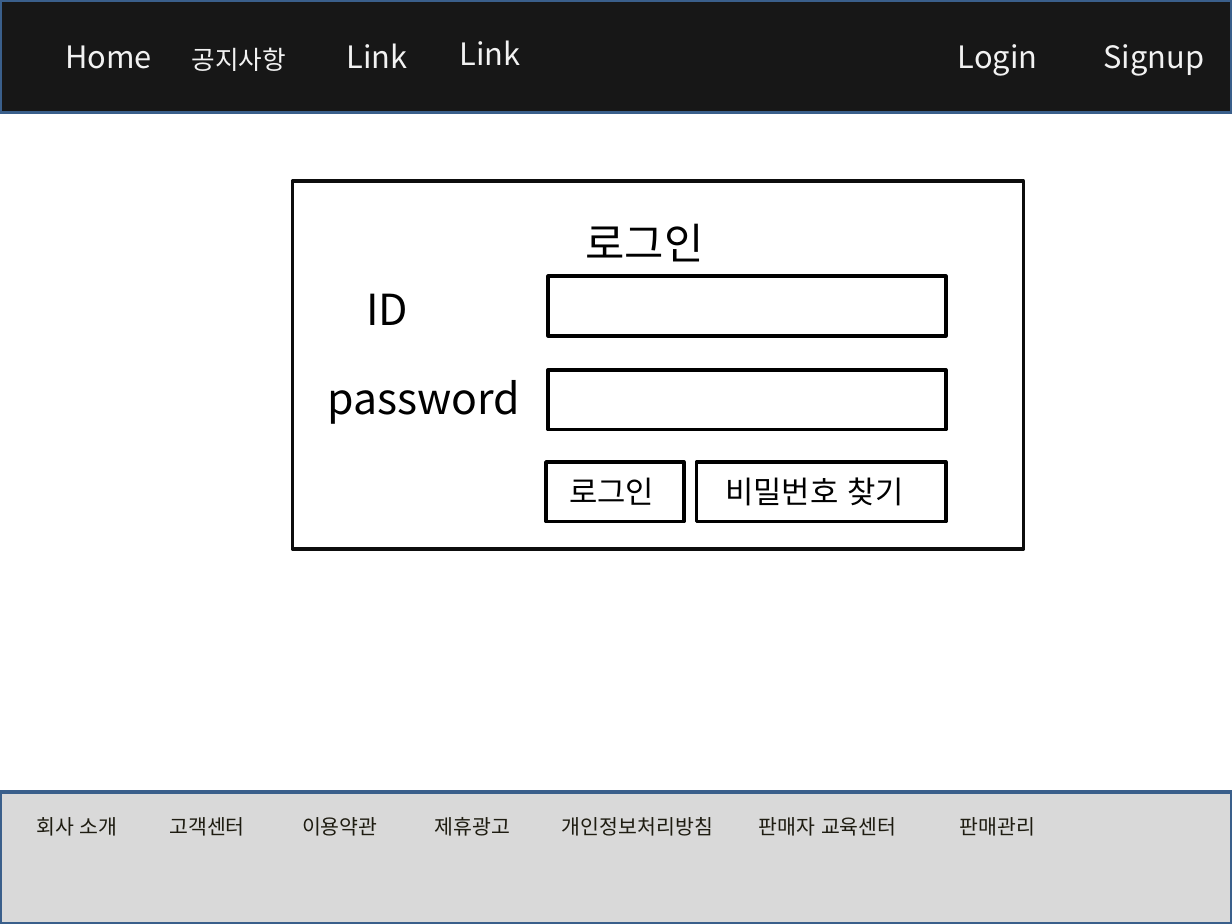
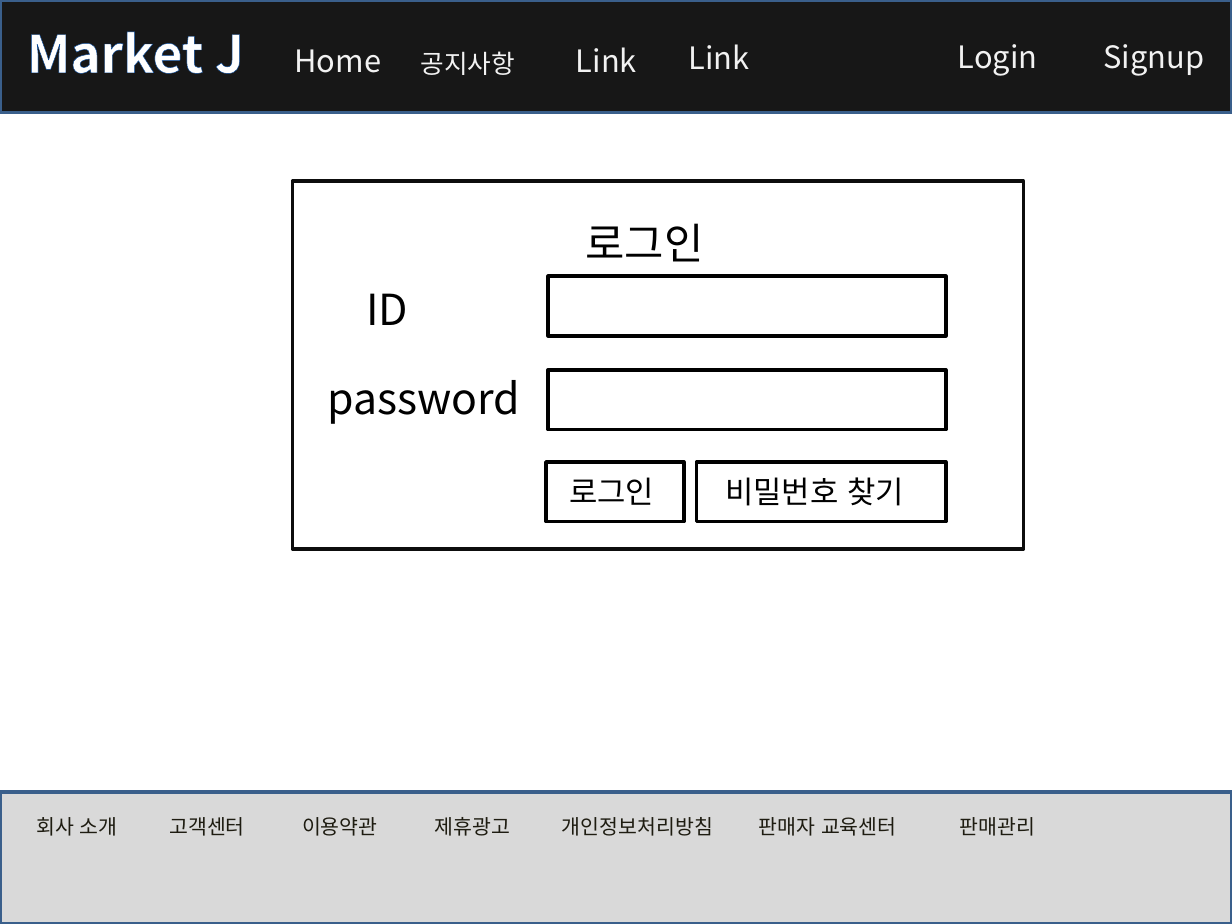
Before and after one commit to rosangels2/market, a slide deck: slide 2 of 포트폴리오/스토리보드/스토리보드.pptx. Drawn at 1232x924 pixels with LibreOffice and Linux fonts; fonts in the diff are those of the drawing. Boxes give left, top, right and bottom in pixels: in the first picture for what was removed or moved away, otherwise in the second. Text is boxed around its words. In the diff, an @@ line names an element or a change of style, - is before the commit and + after.

```diff
--- a/포트폴리오/스토리보드/스토리보드.pptx
+++ b/포트폴리오/스토리보드/스토리보드.pptx
@@ text added at <box>27,31,244,74</box>, 30 pt, text #FFFFFF, bold @@
+Market J
@@ text "Home": place and size @@
-text "Home" at <box>65,45,152,69</box>
+text "Home" at <box>295,49,382,73</box>
@@ text "공지사항": place and size @@
-text "공지사항" at <box>191,47,285,71</box>
+text "공지사항" at <box>421,51,515,75</box>
@@ text "Link": place and size @@
-text "Link" at <box>460,40,521,65</box>
+text "Link" at <box>576,47,637,72</box>
@@ text "Link": place and size @@
-text "Link" at <box>347,43,408,68</box>
+text "Link" at <box>689,44,750,69</box>
```
Also in this commit, not shown: 14 other slides changed.
